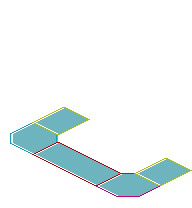
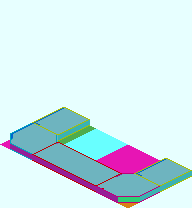
Layered file, before and after one edit (w=192, h=208). Changes by layer:
added group "Wall" with 11 layers above "Flour" over left=10, top=108, right=192, bottom=202
added layer "Wall_N1" in group "Wall" over left=10, top=144, right=118, bottom=202
added layer "Wall_N2" in group "Wall" over left=58, top=143, right=122, bottom=179
added layer "Wall_SE2" in group "Wall" over left=116, top=197, right=140, bottom=202
added layer "Wall_E2" in group "Wall" over left=140, top=171, right=192, bottom=201
added layer "Wall_E1" in group "Wall" over left=58, top=120, right=90, bottom=140
added layer "Wall_W1" in group "Wall" over left=134, top=159, right=166, bottom=179
added layer "Wall_W2" in group "Wall" over left=10, top=108, right=64, bottom=139
added group "Wall_N" with 2 layers in group "Wall" over left=64, top=108, right=192, bottom=176
added layer "Wall_NR" in group "Wall_N" over left=170, top=159, right=192, bottom=176
added layer "Wall_NL" in group "Wall_N" over left=68, top=108, right=90, bottom=125
added layer "Flour" above "Wire" over left=11, top=114, right=190, bottom=202
added group "Wire" with 5 layers above "Base_Plate_2x4.png" over left=10, top=113, right=192, bottom=203
added layer "Wire_Base_Left_Con" in group "Wire" over left=10, top=129, right=57, bottom=160
added layer "Wire_Base_Right_Con" in group "Wire" over left=96, top=179, right=160, bottom=203
added layer "Wire_Base_Left_B" in group "Wire" over left=32, top=113, right=90, bottom=141
added layer "Wire_Base_Right_B" in group "Wire" over left=134, top=164, right=192, bottom=192
added layer "Wire_Base_Center" in group "Wire" over left=32, top=148, right=122, bottom=192
added layer "Base_Plate_2x4.png" over left=0, top=0, right=192, bottom=208
